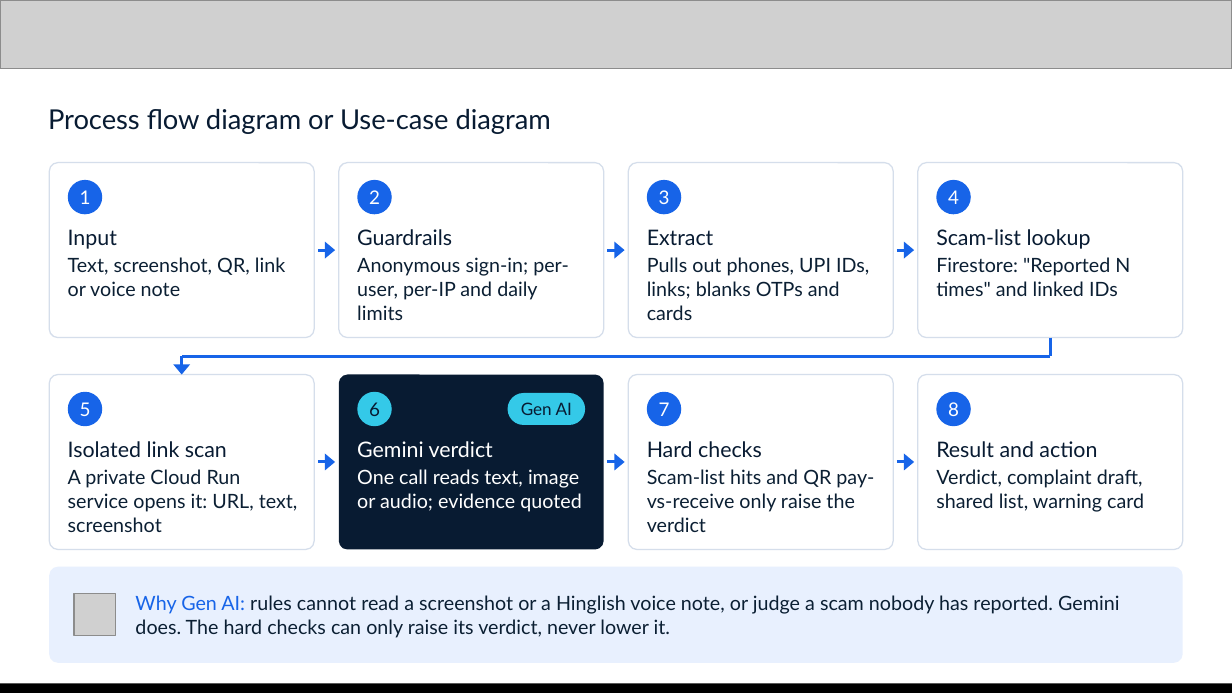
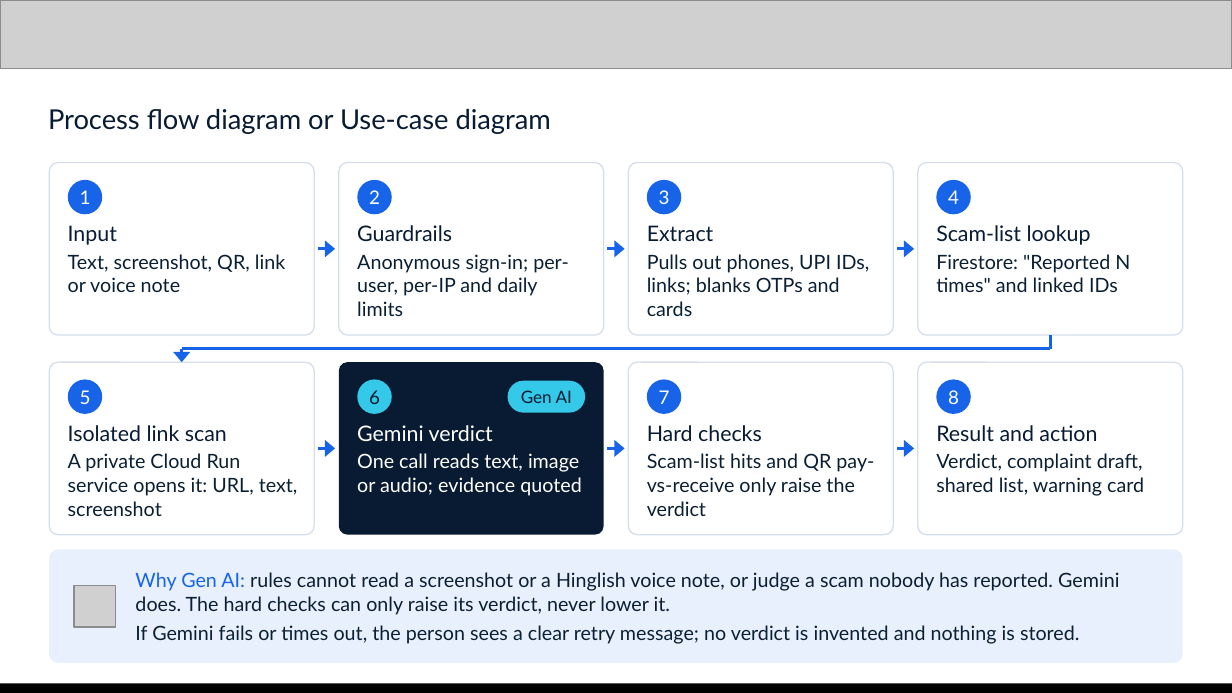
Before and after one commit to Namans12/scam-shield, a slide deck: slide 6 of docs/submission/Scam-Shield-deck.pptx. Drawn at 1232x693 pixels with LibreOffice and Linux fonts; fonts in the diff are those of the drawing; grey boxes stand for pictures. Boxes give left, top, right and bottom in pixels: in the first picture for what was removed or moved away, otherwise in the second. Text is boxed around its words. In the diff, an @@ line names an element or a change of style, - is before the commit and + after.

```diff
--- a/docs/submission/Scam-Shield-deck.pptx
+++ b/docs/submission/Scam-Shield-deck.pptx
@@ 4 texts, 1 line: place and size @@
-4 texts, 1 line at [68, 229, 1130, 356]
+4 texts, 1 line at [68, 225, 1130, 349]
@@ arrow moved from (182, 356) - (182, 375) to (182, 349) - (182, 362) @@
@@ line moved from (1051, 338) - (1051, 356) to (1051, 335) - (1051, 349) @@
@@ 1 picture, 1 text, 1 rounded rectangle: place and size @@
-1 picture, 1 text, 1 rounded rectangle at [74, 393, 585, 636]
+1 picture, 1 text, 1 rounded rectangle at [74, 381, 585, 627]
@@ 8 texts, 8 rounded rectangles, 3 arrows: place and size @@
-8 texts, 8 rounded rectangles, 3 arrows at [49, 375, 1183, 549]
+8 texts, 8 rounded rectangles, 3 arrows at [49, 362, 1183, 535]
@@ proportions changed in 9 elements at [49, 163, 314, 335], [339, 163, 604, 335], [628, 163, 893, 335], [918, 163, 1183, 335], [49, 549, 1183, 663], [49, 362, 314, 535], [339, 362, 604, 535], [628, 362, 893, 535], [918, 362, 1183, 535] @@
@@ rounded rectangle: place and size @@
-rounded rectangle at [49, 567, 1183, 663]
+rounded rectangle at [49, 549, 1183, 663]
@@ text "Why Gen AI: rules cannot ...": place and size @@
-text "Why Gen AI: rules cannot ..." at [135, 595, 1119, 638]
+text "Why Gen AI: rules cannot ..." at [135, 572, 1119, 644]
@@ text at [135, 572, 1119, 615]: more space between paragraphs @@
@@ text at [135, 625, 1080, 644]: paragraph added @@
+If Gemini fails or times out, the person sees a clear retry message; no verdict is invented and nothing is stored.
```
Also in this commit, not shown: 12 other slides changed, 2 other files.
